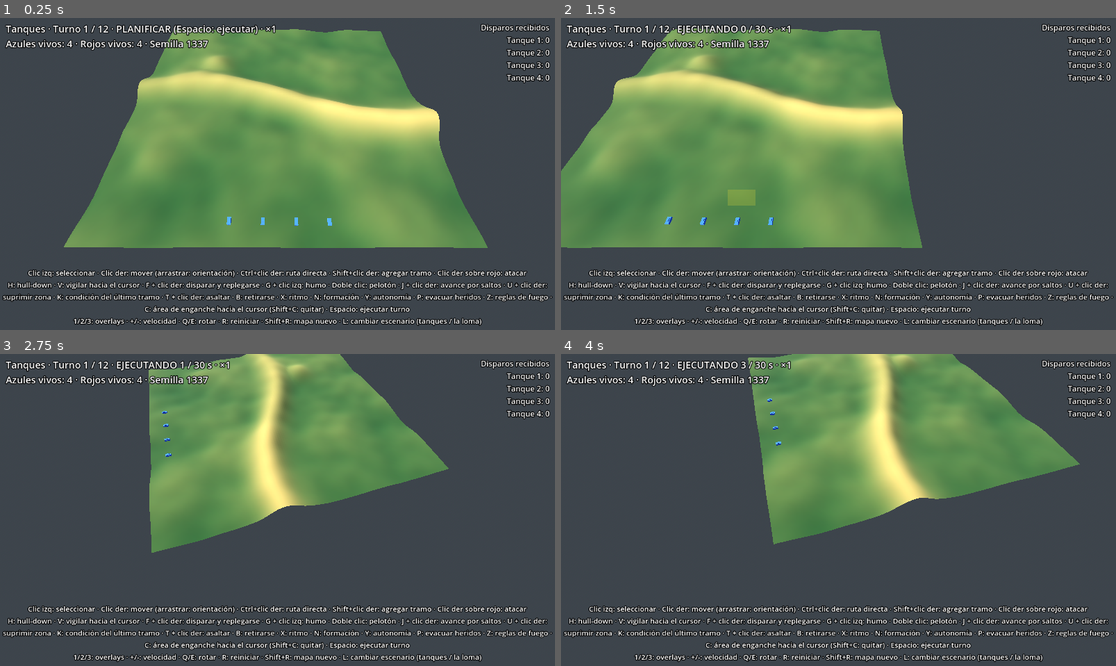
Above: before the commit, frames 1-4 (two rows, left to right).
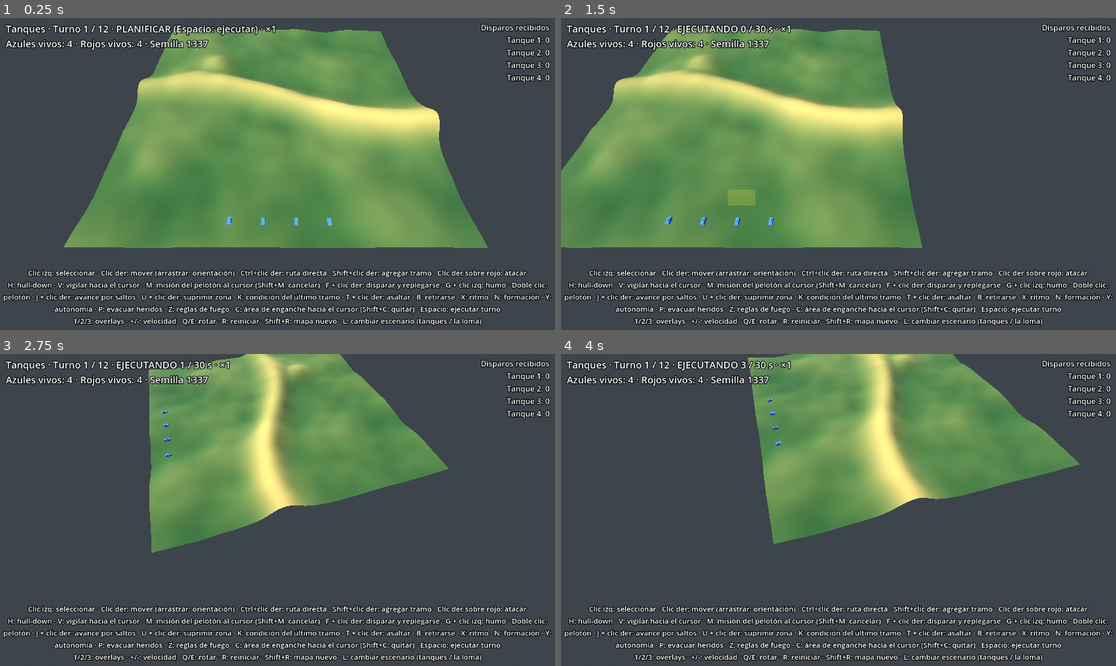
Above: after the commit, the same moments.

Repository: LeandroK99/Demogamev1
Game: Godot game, scene res://main.tscn
Two runs of this game, one before a commit and one after it. Both use one fixed random seed, a clock stepped at 60 frames per second and the inputs below.
Inputs (mouse positions are in pixels of both pictures, inside the frame that each line leads up to):
- Up to frame 1 (0.25 s): no input
- Up to frame 2 (1.5 s): tap Enter at 0.5 s; move the mouse to (960, 158) at 0.52 s; hold D 0.53-1.25 s; tap M at 0.6 s; click (960, 158) at 0.67 s; tap Space at 0.77 s; drag from (727, 189) to (810, 236) at 1.27 s
- Up to frame 3 (2.75 s): move the mouse to (333, 441) at 2.02 s; hold D from 2.03 s (still down); hold Q from 2.03 s (still down); click (333, 441) at 2.17 s; tap M at 2.3 s
- Up to frame 4 (4 s): release D at 2.75 s; release Q at 2.75 s; drag from (810, 572) to (672, 463) at 2.77 s; move the mouse to (1005, 556) at 3.52 s; hold A from 3.53 s (still down); tap H at 3.6 s; click (1005, 556) at 3.67 s; tap Space at 3.77 s; tap M at 3.8 s

The runs differ from the first frame. In frame 1, 3.4% of the frame differs, in the area x 0-100%, y 84-95%; in frame 2, 3.4%; in frame 3, 3.4%; in frame 4, 3.4%.

Commit message:
fase 58: pelotón como un cuerpo y misión del pelotón azul
PlatoonLeader: se acerca con una escuadra de punta, la primera en contacto queda de base de
fuego y las otras flanquean; asaltan, la base corre el fuego y todos consolidan en el objetivo.
Tecla M (Shift+M cancela), etapa en el HUD y modo peloton del banco.

Co-Authored-By: Claude Opus 5.5 <noreply@anthropic.com>
Claude-Session: https://claude.ai/code/session_01FRAVKPY78grxLMWDVvAnAv

Diff:
--- a/game/hud.gd
+++ b/game/hud.gd
@@ -4,7 +4,7 @@
 
 const PLAYER_SIDE: int = 0
 const HELP: String = "Clic izq: seleccionar · Clic der: mover (arrastrar: orientación) · Ctrl+clic der: ruta directa · Shift+clic der: agregar tramo · Clic der sobre rojo: atacar\n" \
-	+ "H: hull-down · V: vigilar hacia el cursor · F + clic der: disparar y replegarse · G  …(466 unchanged characters)…
+	+ "H: hull-down · V: vigilar hacia el cursor · M: misión del pelotón al cursor (Shift+M: cancelar) · F + clic der: disparar y replegarse · G  …(466 unchanged characters)…
 const ORDER_NAMES: Dictionary = {
 	Unit.Order.NONE: "ninguna",
 	Unit.Order.MOVE: "mover",
@@ -247,6 +247,14 @@
 				if sel.mind.technique == SquadMind.Technique.BOUNDING:
 					tech += " alternados" if sel.mind.bound_alternate else " sucesivos"
 				lines.append("Avance: %s" % tech)
+			var pl: PlatoonLeader = world.missions[sel.side]
+			if pl != null:
+				var role: String = ""
+				if sel.id == pl.base_id:
+					role = ", base de fuego"
+				elif pl.maneuver.has(sel.id):
+					role = ", maniobra"
+				lines.append("Misión del pelotón: %s%s" % [PlatoonLeader.STAGE_NAMES[pl.stage], role])
 			var state: String = ""
 			if sel.broken:
 				state = " · QUEBRADA"
--- a/game/input_controller.gd
+++ b/game/input_controller.gd
@@ -155,6 +155,9 @@
 	if key != null and key.pressed and not key.echo and key.physical_keycode == KEY_V:
 		_order_overwatch_at(get_viewport().get_mouse_position())
 		return
+	if key != null and key.pressed and not key.echo and key.physical_keycode == KEY_M:
+		_mission_at(get_viewport().get_mouse_position(), key.shift_pressed)
+		return
 	var mm: InputEventMouseMotion = event as InputEventMouseMotion
 	if mm != null and _rdragging:
 		_update_facing(mm.position)
@@ -320,6 +323,20 @@
 	for id: int in selected_ids:
 		var u: Unit = world.get_unit(id)
 		world.order_overwatch(id, at - u.pos)
+
+
+## M: misión al pelotón de infantería propio, tomar el punto del cursor (maniobra solo).
+## Shift+M: cancelar la misión.
+func _mission_at(screen: Vector2, cancel: bool) -> void:
+	if cancel:
+		world.cancel_mission(PLAYER_SIDE)
+		return
+	if world.phase != SimWorld.Phase.PLAN:
+		return
+	var hit: Variant = terrain_view.raycast(camera.project_ray_origin(screen), camera.project_ray_normal(screen))
+	if hit == null:
+		return
+	world.order_mission(PLAYER_SIDE, Vector2i((Vector2((hit as Vector3).x, (hit as Vector3).z) / Config.CELL_SIZE).round()))
 
 
 ## Z: siguiente ROE (libre -> solo si te disparan -> retener) para las seleccionadas,
--- a/sim/config.gd
+++ b/sim/config.gd
@@ -476,3 +476,13 @@
 # --- Pozos de tirador y consolidar (fase 57) ---
 const DIG_SECONDS: float = 45.0 # quieto en su lugar este tiempo (un turno), el soldado cava un pozo
 const DIG_MAX_SUPP: float = 50.0 # suprimido no cava
+
+# --- Pelotón como un cuerpo y misión (fase 58) ---
+const PLT_CONTACT_M: float = 300.0 # un contacto así de cerca de una escuadra del pelotón: la traba como base
+const PLT_FIRED_SECONDS: float = 10.0 # ... o que le hayan tirado hace menos que esto
+const PLT_FOLLOW_CELLS: int = 10 # las otras escuadras van esto detrás de la de punta
+const PLT_SHIFT_M: float = 60.0 # el asalto a esto del enemigo: el apoyo levanta el fuego
+const PLT_SHIFT_BEYOND_M: float = 50.0 # ... y lo corre más allá del objetivo
+const PLT_FLANK_ARRIVE_CELLS: int = 3 # la maniobra llegó a su puesto de flanco
+const PLT_FIX_MAX_SECONDS: float = 90.0 # flanqueando más que esto: asaltan desde donde estén
+const PLT_ASSAULT_MAX_SECONDS: float = 135.0 # asaltando más que esto: todos al objetivo
--- /dev/null
+++ b/sim/platoon_leader.gd
@@ -0,0 +1,207 @@
+class_name PlatoonLeader
+extends RefCounted
+## Jefe de pelotón con una misión (fase 58): el jugador (o el banco) le da un objetivo y el pelotón
+## de infantería de su bando maniobra solo, como un cuerpo. Se acerca con una escuadra de punta y las
+## demás detrás; al primer contacto, la escuadra trabada queda de base de fuego (bate el contacto) y
+## las otras van al flanco; desde ahí asaltan, y la base levanta y corre el fuego cuando el asalto
+## llega cerca. Tomada la posición, todos al objetivo. Las escuadras siguen con su propia cabeza
+## (drills, saltos, emboscadas) entre una orden y otra.
+
+enum Stage { APPROACH, FIX, ASSAULT, CONSOLIDATE }
+const STAGE_NAMES: Array[String] = ["se acerca", "fija y flanquea", "asalta", "consolida"]
+
+var side: int = 0
+var target: Vector2i = Vector2i.ZERO
+var stage: int = Stage.APPROACH
+var base_id: int = -1 # la escuadra que fija al enemigo
+var maneuver: Array[int] = [] # las que flanquean y asaltan
+var contact: Vector2 = Vector2.ZERO # posición del enemigo que se fija (metros)
+var shifted: bool = false # la base ya levantó el fuego
+var stage_tick: int = 0 # tick global en que empezó la etapa
+
+
+func _init(p_side: int, p_target: Vector2i) -> void:
+	side = p_side
+	target = p_target
+
+
+func squads(w: SimWorld) -> Array[Unit]:
+	var out: Array[Unit] = []
+	for u: Unit in w.units:
+		if u.alive and u.side == side and u.is_infantry() and not u.broken:
+			out.append(u)
+	return out
+
+
+## Al empezar la misión y en cada plan: órdenes de la etapa a las escuadras que no tienen ruta.
+func issue(w: SimWorld) -> void:
+	match stage:
+		Stage.APPROACH:
+			_approach(w)
+		Stage.CONSOLIDATE:
+			for u: Unit in squads(w):
+				if u.path.is_empty() and u.pos.distance_to(Vector2(target)) > Config.LOMA_OBJECTIVE_RADIUS:
+					w.command_move(u.id, _slot_near(w, target, squads(w).find(u)))
+
+
+## Durante la ejecución (cada AI_MONITOR_TICKS).
+func monitor(w: SimWorld) -> void:
+	match stage:
+		Stage.APPROACH:
+			_check_contact(w)
+			if stage == Stage.APPROACH:
+				_approach(w)
+		Stage.FIX:
+			_check_flanks(w)
+		Stage.ASSAULT:
+			_check_assault(w)
+
+
+## La de punta va al objetivo; las demás, detrás de ella sobre el eje de avance.
+func _approach(w: SimWorld) -> void:
+	var sq: Array[Unit] = squads(w)
+	if sq.is_empty():
+		return
+	sq.sort_custom(func(a: Unit, b: Unit) -> bool: return a.pos.distance_to(Vector2(target)) < b.pos.distance_to(Vector2(target)))
+	var lead: Unit = sq[0]
+	if lead.path.is_empty():
+		w.command_move(lead.id, target)
+	var axis: Vector2 = (Vector2(target) - lead.pos).normalized()
+	for k: int in range(1, sq.size()):
+		var u: Unit = sq[k]
+		var side_off: Vector2 = Vector2(-axis.y, axis.x) * float(6 * (1 if k % 2 == 1 else -1))
+		var c: Vector2 = lead.pos - axis * float(Config.PLT_FOLLOW_CELLS) + side_off
+		var cell: Vector2i = w._nearest_walkable(_clamp(w, Vector2i(c.round())), Unit.Kind.INFANTRY)
+		# Solo hacia adelante: si ya está detrás de su lugar, espera a que la punta avance
+		var ahead: float = (Vector2(cell) - u.pos).dot(axis)
+		if u.path.is_empty() and ahead > 3.0:
+			w.command_move(u.id, cell)
+
+
+## La primera escuadra en contacto queda de base: bate el contacto; las otras van al flanco.
+func _check_contact(w: SimWorld) -> void:
+	for u: Unit in squads(w):
+		var c: Vector2 = _nearest_contact(u)
+		if c.x < 0.0:
+			continue
+		var d: float = c.distance_to(u.pos_m())
+		if d > Config.PLT_CONTACT_M and not (w.fired_upon_within(u, Config.PLT_FIRED_SECONDS) and d <= Config.PLT_CONTACT_M * 1.5):
+			continue
+		base_id = u.id
+		contact = c
+		stage = Stage.FIX
+		stage_tick = w.total_ticks
+		_fix(w, u)
+		maneuver.clear()
+		for o: Unit in squads(w):
+			if o == u:
+				continue
+			var cell: Vector2i = w.minds.flank_cell(w, o, contact, u.pos_m())
+			if cell.x >= 0 and w.command_move(o.id, cell):
+				maneuver.append(o.id)
+		w.radio(u, "pelotón: los fijamos, las demás por el flanco")
+		if maneuver.is_empty():
+			_start_assault(w) # sin nadie para flanquear: asalto de frente
+		return
+
+
+func _fix(w: SimWorld, base: Unit) -> void:
+	var cell: Vector2i = _clamp(w, Vector2i((contact / Config.CELL_SIZE).round()))
+	w.begin_autonomous()
+	base.path.clear()
+	base.waypoints.clear()
+	base.moving = false
+	if not w.order_suppress(base.id, cell):
+		base.order = Unit.Order.HOLD
+	w.end_autonomous()
+
+
+## Las de maniobra llegaron a su flanco (o ya no se mueven): asalto.
+func _check_flanks(w: SimWorld) -> void:
+	if _stage_seconds(w) > Config.PLT_FIX_MAX_SECONDS:
+		_start_assault(w)
+		return
+	for id: int in maneuver:
+		var u: Unit = w.units[id]
+		if u.alive and not u.path.is_empty() and w.destination(u).distance_to(u.cell()) > Config.PLT_FLANK_ARRIVE_CELLS:
+			return
+	_start_assault(w)
+
+
+func _start_assault(w: SimWorld) -> void:
+	stage = Stage.ASSAULT
+	stage_tick = w.total_ticks
+	var cell: Vector2i = _clamp(w, Vector2i((contact / Config.CELL_SIZE).round()))
+	var who: Array[int] = maneuver.duplicate()
+	if who.is_empty():
+		who = [base_id]
+	for id: int in who:
+		if w.units[id].alive:
+			w.command_move(id, w._nearest_walkable(cell, Unit.Kind.INFANTRY), true)
+	if not maneuver.is_empty():
+		w.radio(w.units[maneuver[0]], "pelotón: ¡al asalto!")
+
+
+## Asalto cerca del enemigo: la base levanta el fuego y lo corre más allá. Con el enemigo fuera
+## (sin noticias) o el asalto en su lugar: todos al objetivo.
+func _check_assault(w: SimWorld) -> void:
+	var near: bool = false
+	var arrived: bool = true
+	for id: int in maneuver:
+		var u: Unit = w.units[id]
+		if not u.alive:
+			continue
+		if u.pos_m().distance_to(contact) <= Config.PLT_SHIFT_M:
+			near = true
+		if not u.path.is_empty():
+			arrived = false
+	var base: Unit = w.get_unit(base_id)
+	if near and not shifted and base != null and base.alive:
+		shifted = true
+		_shift_fire(w, base)
+	if arrived or _stage_seconds(w) > Config.PLT_ASSAULT_MAX_SECONDS:
+		stage = Stage.CONSOLIDATE
+		stage_tick = w.total_ticks
+		var sq: Array[Unit] = squads(w)
+		for k: int in sq.size():
+			w.command_move(sq[k].id, _slot_near(w, target, k))
+		if not sq.is_empty():
+			w.radio(sq[0], "pelotón: posición tomada, al objetivo")
+
+
+## La base corre el fuego PLT_SHIFT_BEYOND_M más allá del enemigo (en la dirección del asalto); si no
+## puede, deja de tirar ahí.
+func _shift_fire(w: SimWorld, base: Unit) -> void:
+	var axis: Vector2 = (contact - base.pos_m()).normalized()
+	var beyond: Vector2i = _clamp(w, Vector2i(((contact + axis * Config.PLT_SHIFT_BEYOND_M) / Config.CELL_SIZE).round()))
+	w.begin_autonomous()
+	if not w.order_suppress(base.id, beyond):
+		base.order = Unit.Order.HOLD
+	w.end_autonomous()
+	w.radio(base, "levantamos el fuego, ¡corremos el tiro!")
+
+
+func _stage_seconds(w: SimWorld) -> float:
+	return float(w.total_ticks - stage_tick) * Config.TICK
+
+
+func _nearest_contact(u: Unit) -> Vector2:
+	var best: Vector2 = Vector2(-1.0, -1.0)
+	var best_d: float = INF
+	for id: int in u.mind.contacts:
+		var p: Vector2 = u.mind.contacts[id]["pos"]
+		var d: float = p.distance_to(u.pos_m())
+		if d < best_d:
+			best = p
+			best_d = d
+	return best
+
+
+static func _clamp(w: SimWorld, c: Vector2i) -> Vector2i:
+	var n: int = w.height_field.size - 1
+	return Vector2i(clampi(c.x, 0, n), clampi(c.y, 0, n))
+
+
+## Lugar k alrededor del objetivo (para no amontonarse).
+func _slot_near(w: SimWorld, c: Vector2i, k: int) -> Vector2i:
+	return w._nearest_walkable(_clamp(w, c + Vector2i((k - 1) * 5, 0)), Unit.Kind.INFANTRY)
--- a/sim/sim_world.gd
+++ b/sim/sim_world.gd
@@ -17,6 +17,8 @@
 var pathfinders: Array[Pathfinder] = [] # uno por tipo de unidad (índice = Unit.Kind)
 var units: Array[Unit] = []
 var platoons: Array[Platoon] = [] # uno por bando (índice = side)
+## Misión de pelotón por bando (fase 58): null si el pelotón de infantería no tiene misión.
+var missions: Array[PlatoonLeader] = [null, null]
 var _bound_count: int = 0 # para nombrar las señales de los avances por saltos
 var rng: RandomNumberGenerator = RandomNumberGenerator.new()
 ## Azar de la autonomía (error de los contactos, demoras de radio, ruido de las decisiones). Aparte
@@ -219,6 +221,9 @@
 	invalidate_exposure()
 	if ai != null and not game_over:
 		ai.issue_orders(self)
+	for pl: PlatoonLeader in missions:
+		if pl != null and not game_over:
+			pl.issue(self)
 	_rout_broken()
 
 
@@ -641,6 +646,23 @@
 	return ok
 
 
+## Misión al pelotón de infantería del bando (fase 58): tomar target. El pelotón maniobra solo
+## (ver PlatoonLeader). Solo en PLAN.
+func order_mission(side: int, target: Vector2i) -> bool:
+	if phase != Phase.PLAN or not height_field.in_bounds(target):
+		return false
+	var pl: PlatoonLeader = PlatoonLeader.new(side, target)
+	if pl.squads(self).is_empty():
+		return false
+	missions[side] = pl
+	pl.issue(self)
+	return true
+
+
+func cancel_mission(side: int) -> void:
+	missions[side] = null
+
+
 ## Orden al pelotón: se reparte entre las secciones (ver platoon_cells).
 func order_platoon_move(platoon_id: int, target: Vector2i, facing: Vector2 = Vector2.ZERO, covered: bool = true, append: bool = false) -> bool:
 	if platoon_id < 0 or platoon_id >= platoons.size() or phase != Phase.PLAN:
@@ -1088,6 +1110,10 @@
 	_update_attackers()
 	if ai != null and phase == Phase.EXECUTE and total_ticks % Config.AI_MONITOR_TICKS == 0:
 		ai.monitor(self)
+	if phase == Phase.EXECUTE and total_ticks % Config.AI_MONITOR_TICKS == 0:
+		for pl: PlatoonLeader in missions:
+			if pl != null:
+				pl.monitor(self)
 	minds.update(self)
 	for u: Unit in units:
 		if not u.alive or u.path.is_empty():
--- a/tests/harness_loma.gd
+++ b/tests/harness_loma.gd
@@ -1,7 +1,8 @@
 extends SceneTree
 ## Banco IA contra IA en La loma (no es un test): el azul avanza hacia la cresta con autonomía alta
 ## y el rojo defiende con su comandante. Imprime ganador, bajas y decisiones por semilla y el total.
-## godot --headless --path . --script res://tests/harness_loma.gd -- [semillas] [turnos] [mixta]
+## godot --headless --path . --script res://tests/harness_loma.gd -- [semillas] [turnos] [mixta|peloton]
+## peloton: el azul recibe una sola misión (tomar la cresta) y su jefe de pelotón maniobra solo.
 ## mixta: las tres escuadras azules con autonomía estricta, normal y alta (para compararlas); imprime
 ## en qué turno llegó cada una a la cresta.
 func _initialize() -> void:
@@ -9,6 +10,7 @@
 	var seeds: int = int(args[0]) if args.size() > 0 else 20
 	var max_turns: int = int(args[1]) if args.size() > 1 else Config.MAX_TURNS
 	var mixed: bool = args.size() > 2 and args[2] == "mixta"
+	var platoon: bool = args.size() > 2 and args[2] == "peloton"
 	var reached_sum: Array[int] = [0, 0, 0]
 	var wins: Array[int] = [0, 0, 0] # azul, rojo, empate
 	var decisions: Dictionary = {}
@@ -22,11 +24,20 @@
 				blues.append(u)
 		var reached: Array[int] = [0, 0, 0]
 		var obj: Vector2 = Vector2(w.objective_cell())
+		if platoon:
+			w.order_mission(0, w.objective_cell())
 		while not w.game_over and w.turn <= max_turns:
-			_blue_orders(w)
+			if not platoon:
+				_blue_orders(w)
 			w.begin_execute()
 			while w.phase == SimWorld.Phase.EXECUTE and not w.game_over:
 				w.step()
+			if platoon and w.missions[0] != null:
+				var pl: PlatoonLeader = w.missions[0]
+				var at: Array[String] = []
+				for u: Unit in pl.squads(w):
+					at.append("%d:%.0f%s" % [u.id, u.pos.distance_to(obj), "" if u.path.is_empty() else "→"])
+				print("  turno %d: %s  %s" % [w.turn, PlatoonLeader.STAGE_NAMES[pl.stage], " ".join(at)])
 			for b: int in blues.size():
 				if reached[b] == 0 and blues[b].alive and blues[b].pos.distance_to(obj) <= Config.LOMA_OBJECTIVE_RADIUS:
 					reached[b] = w.turn
--- /dev/null
+++ b/tests/test_platoon_mission.gd
@@ -0,0 +1,87 @@
+extends TestBase
+## Tests de la misión del pelotón (fase 58): se acerca con una de punta, fija con la trabada y
+## flanquea con las otras, asalta y la base corre el fuego.
+
+const N: int = 128
+const ST := PlatoonLeader.Stage
+
+
+func _world() -> SimWorld:
+	var world: SimWorld = SimWorld.new(7, HeightField.new(N), false)
+	for u: Unit in world.units:
+		u.alive = u.id == 4 # un tanque rojo lejos, para que no termine la partida
+	world.units[4].pos = Vector2(5, 2)
+	world.units[4].reload_left = 1000.0
+	world.units[4].reload2_left = 1000.0
+	world.set_micro(MicroCover.new(N))
+	return world
+
+
+func _platoon(world: SimWorld) -> Array[Unit]:
+	var out: Array[Unit] = []
+	for x: int in [56, 64, 72]:
+		out.append(world.add_unit(0, Vector2(x, 110 + (x - 56) / 4), Unit.Kind.INFANTRY))
+	return out
+
+
+func test_mission_only_in_plan_and_with_squads() -> void:
+	var world: SimWorld = _world()
+	assert_true(not world.order_mission(0, Vector2i(64, 30)), "sin escuadras no hay misión")
+	_platoon(world)
+	world.begin_execute()
+	assert_true(not world.order_mission(0, Vector2i(64, 30)), "en ejecución no")
+
+
+func test_approach_lead_goes_others_follow() -> void:
+	var world: SimWorld = _world()
+	var sq: Array[Unit] = _platoon(world)
+	assert_true(world.order_mission(0, Vector2i(64, 30)), "misión aceptada")
+	var pl: PlatoonLeader = world.missions[0]
+	assert_eq(pl.stage, ST.APPROACH, "se acerca")
+	var lead: Unit = sq[0] # la más cercana al objetivo (y = 110)
+	assert_eq(world.destination(lead), Vector2i(64, 30), "la de punta va al objetivo")
+	for k: int in range(1, 3):
+		var d: Vector2i = world.destination(sq[k])
+		assert_lt(float(d.y), float(sq[k].pos.y) + 0.5, "la %d no se va para atrás" % k)
+		assert_lt(70.0, float(d.y), "la %d queda detrás de la punta (y %d)" % [k, d.y])
+
+
+func test_contact_fixes_and_flanks() -> void:
+	var world: SimWorld = _world()
+	var sq: Array[Unit] = _platoon(world)
+	world.order_mission(0, Vector2i(64, 30))
+	world.begin_execute()
+	var enemy: Vector2 = Vector2(56, 70) * Config.CELL_SIZE # a 160 m de la punta
+	sq[0].mind.learn(4, enemy, 1000000, true)
+	var pl: PlatoonLeader = world.missions[0]
+	pl.monitor(world)
+	assert_eq(pl.stage, ST.FIX, "fija y flanquea")
+	assert_eq(pl.base_id, sq[0].id, "la trabada es la base")
+	assert_eq(sq[0].order, Unit.Order.SUPPRESS, "la base bate el contacto")
+	assert_true(sq[0].path.is_empty(), "la base se queda")
+	assert_eq(pl.maneuver.size(), 2, "las otras dos maniobran")
+	for k: int in range(1, 3):
+		var d: Vector2 = Vector2(world.destination(sq[k])) * Config.CELL_SIZE
+		assert_lt(d.distance_to(enemy), Config.FLANK_OFFSET_M * 1.3, "la %d va al costado del contacto" % k)
+
+
+func test_assault_then_shift_fire() -> void:
+	var world: SimWorld = _world()
+	var sq: Array[Unit] = _platoon(world)
+	world.order_mission(0, Vector2i(64, 30))
+	world.begin_execute()
+	var enemy: Vector2 = Vector2(56, 70) * Config.CELL_SIZE
+	sq[0].mind.learn(4, enemy, 1000000, true)
+	var pl: PlatoonLeader = world.missions[0]
+	pl.monitor(world)
+	for k: int in range(1, 3): # llegaron al flanco
+		sq[k].path.clear()
+		sq[k].waypoints.clear()
+	pl.monitor(world)
+	assert_eq(pl.stage, ST.ASSAULT, "asalta")
+	assert_eq(sq[1].order, Unit.Order.ASSAULT, "la de maniobra asalta")
+	var before: Vector2i = sq[0].suppress_cell
+	sq[1].pos = enemy / Config.CELL_SIZE + Vector2(5, 0) # a 20 m
+	pl.monitor(world)
+	assert_true(pl.shifted, "la base levantó el fuego")
+	assert_lt(float(sq[0].suppress_cell.y), float(before.y), "corrió el tiro más allá del enemigo")
Not shown, added: sim/platoon_leader.gd.uid
Not shown, added: tests/test_ambush_reaction.gd.uid
Not shown, added: tests/test_ammo.gd.uid
Not shown, added: tests/test_crawl.gd.uid
Not shown, added: tests/test_danger_area.gd.uid
Not shown, added: tests/test_dig_consolidate.gd.uid
Not shown, added: tests/test_formations.gd.uid
Not shown, added: tests/test_grenades.gd.uid
Not shown, added: tests/test_marksman.gd.uid
Not shown, added: tests/test_movement_techniques.gd.uid
Not shown, added: tests/test_platoon_mission.gd.uid
Not shown, added: tests/test_sectors.gd.uid
